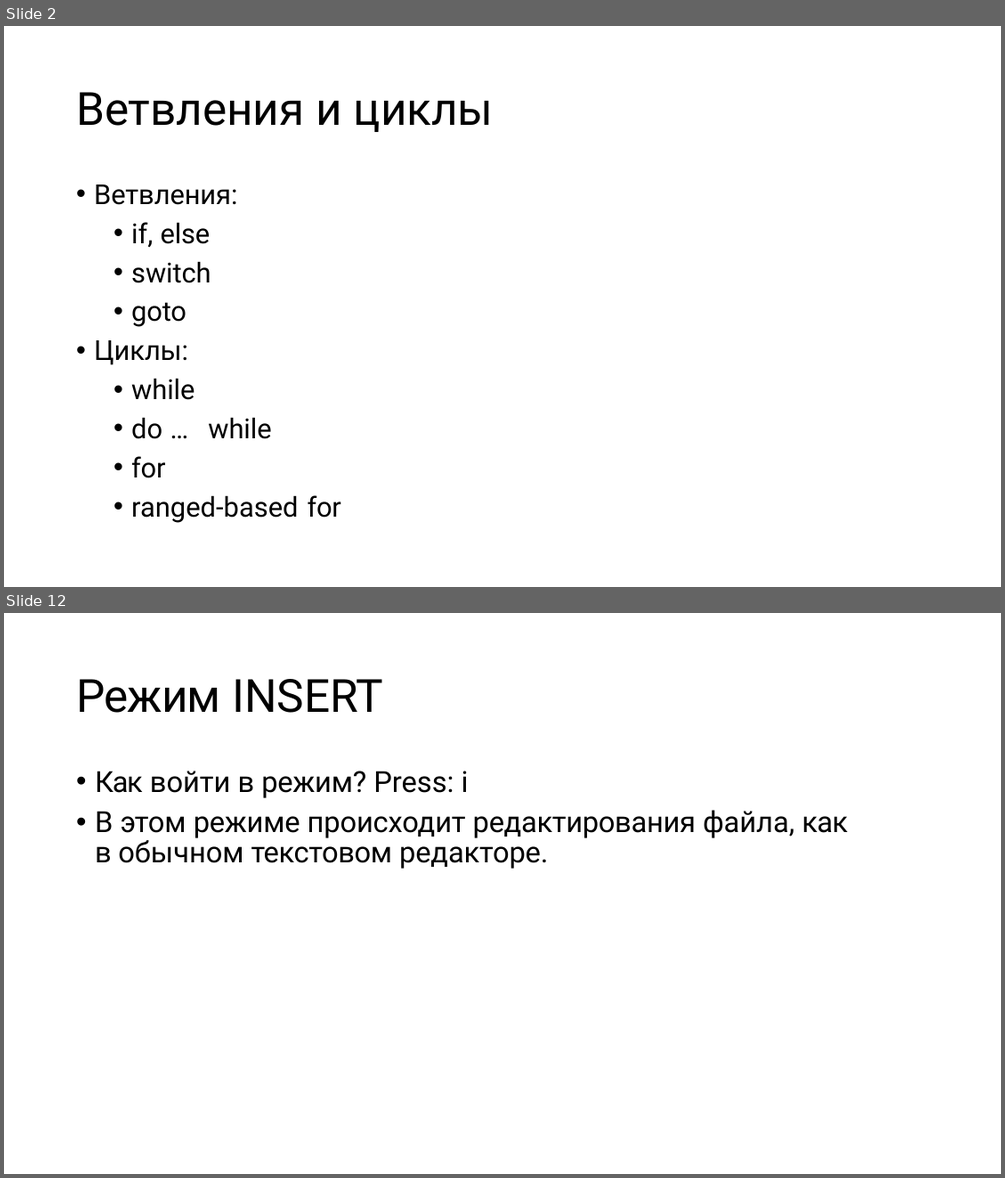
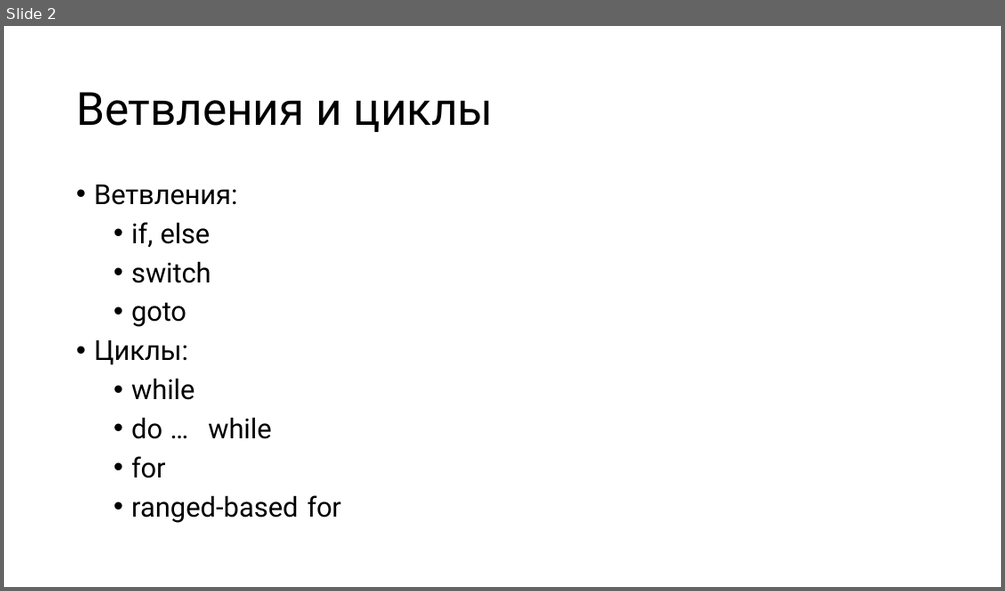
Before and after one commit to kostya2709/C_Plus_Plus_seminars, a slide deck: fall/sem_2_basics/presentations/Семинар_2_basics.pptx. Shown one above the other, each under a label of ours: slides 2 and 12 before the commit, slide 2 after it; the slides between them are not shown. The pictures are 1005x1178 and 1005x591 pixels, drawn with LibreOffice and Linux fonts; fonts in the diff are those of the drawing. Boxes give left, top, right and bottom in pixels: in the first picture for what was removed or moved away, otherwise in the second. Text is boxed around its words. In the diff, an @@ line names an element or a change of style, - is before the commit and + after.

```diff
--- a/fall/sem_2_basics/presentations/Семинар_2_basics.pptx
+++ b/fall/sem_2_basics/presentations/Семинар_2_basics.pptx
@@ slide 12 removed at (x1=4, y1=613, x2=1001, y2=1174), background #FFFFFF @@
@@ title removed at (x1=76, y1=679, x2=384, y2=713) @@
-Режим INSERT
@@ text removed at (x1=95, y1=771, x2=848, y2=868) @@
-• Как войти в режим? Press: i
-• В этом режиме происходит редактирования файла, как в обычном текстовом редакторе.
```
Also in this commit, not shown: 1 slide changed, 14 other slides removed, 1 other file.
